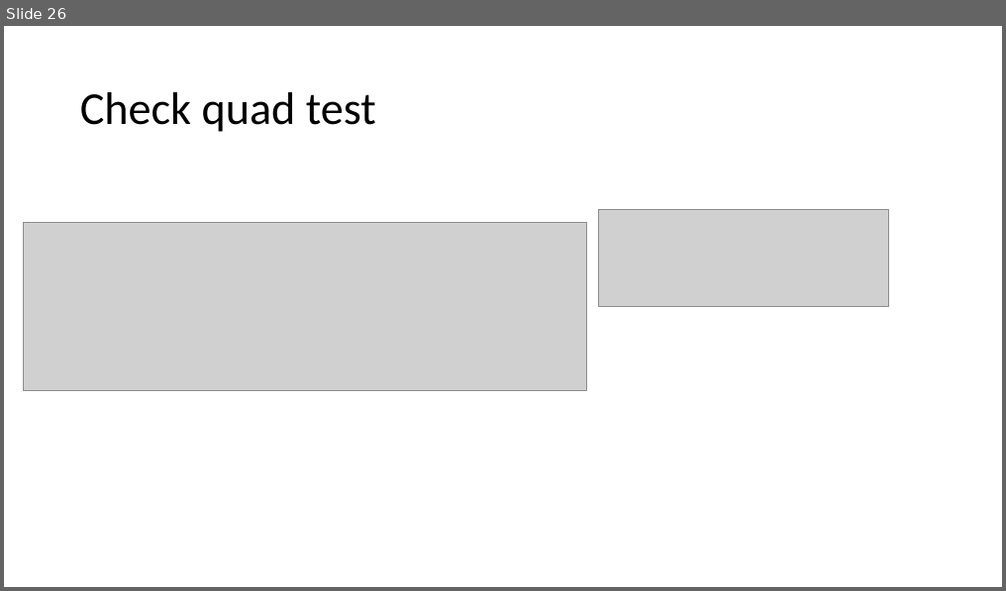
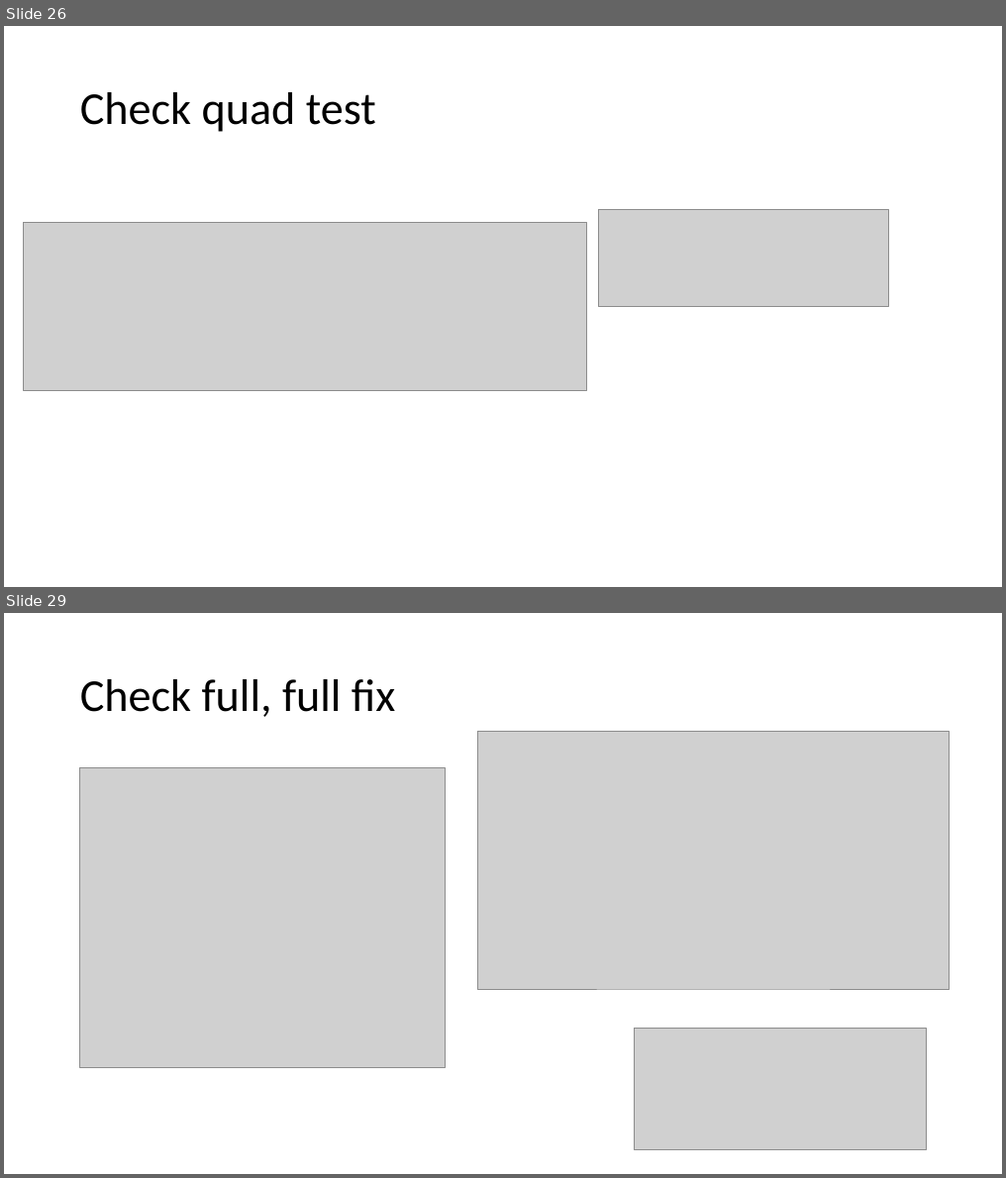
Before and after one commit to curtben1/actualCoursework, a slide deck: dev log.pptx. Shown one above the other, each under a label of ours: slide 26 before the commit, slides 26 and 29 after it; the slides between them are not shown. The pictures are 1006x591 and 1006x1178 pixels, drawn with LibreOffice and Linux fonts; fonts in the diff are those of the drawing; grey boxes stand for pictures. Boxes give left, top, right and bottom in pixels: in the first picture for what was removed or moved away, otherwise in the second. Text is boxed around its words. In the diff, an @@ line names an element or a change of style, - is before the commit and + after.

```diff
--- a/dev log.pptx
+++ b/dev log.pptx
@@ slide 29 added at (4,613,1002,1174), background #FFFFFF @@
@@ title added at (80,679,395,717), 44 pt, text #000000 @@
+Check full, full fix
@@ picture added at (478,731,948,989) @@
@@ picture added at (79,768,445,1068) @@
@@ picture added at (635,1029,927,1151) @@
```
Also in this commit, not shown: 1 slide changed, 6 other slides added, 1 other file.
